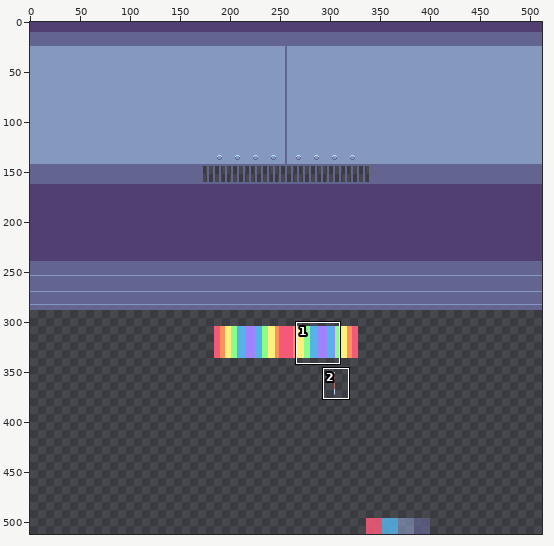
One commit to this pixel-art file: characters/alien/materials/ufo.aseprite. Above, an overview of the earlier version with the close-up marked.
Close-up. The starting point:
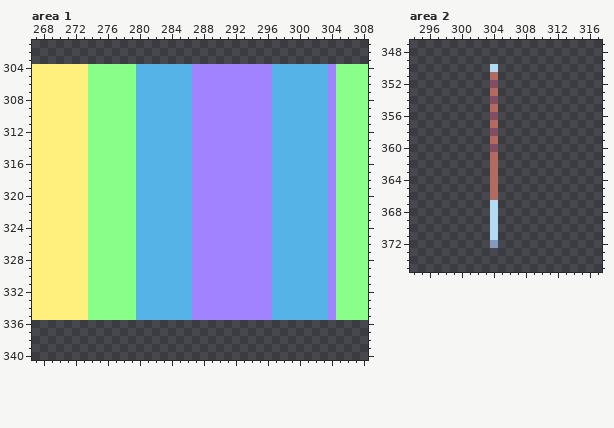
512x512 pixels, 1 frame. Shown: area 1: x 267..308, y 301..340; area 2: x 294..317, y 347..375. The commit also changed other parts of the picture, which this record leaves out.
After the commit:
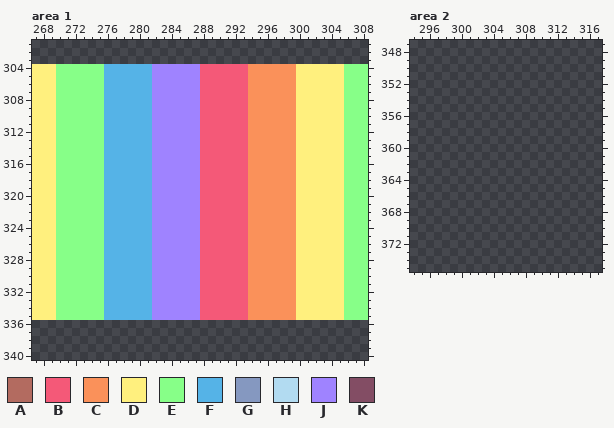
Palette (. is transparent): A #b36b60  B #f45978  C #fa915a  D #fff07e  E #87ff88  F #55b3e7  G #8598c0  H #b2dbf1  J #9f83ff  K #834d64
What changed:
Area 1, layer "emission":
Colour J becomes colour B in rows 304 to 335 at x 288 to 293.
Colour F becomes colour C in rows 304 to 335 at x 297 to 299.
Colour J becomes colour C in rows 304 to 335 at x 294 to 296.
Colour E becomes colour D in rows 304 to 335 at x 305.
Colour F becomes colour D in rows 304 to 335 at x 300 to 303.
Colour J becomes colour D in rows 304 to 335 at x 304.
Colour D becomes colour E in rows 304 to 335 at x 270 to 273.
Colour E becomes colour F in rows 304 to 335 at x 276 to 279.
Colour F becomes colour J in rows 304 to 335 at x 282 to 286.
Area 2, layer "albedo":
The edit erases colour A in row 351 at x 304; in row 353 at x 304; in row 355 at x 304; in row 357 at x 304; in row 359 at x 304; in rows 361 to 366 at x 304.
The edit erases colour G in row 372 at x 304.
The edit erases colour H in row 350 at x 304; in rows 367 to 371 at x 304.
The edit erases colour K in row 352 at x 304; in row 354 at x 304; in row 356 at x 304; in row 358 at x 304; in row 360 at x 304.
